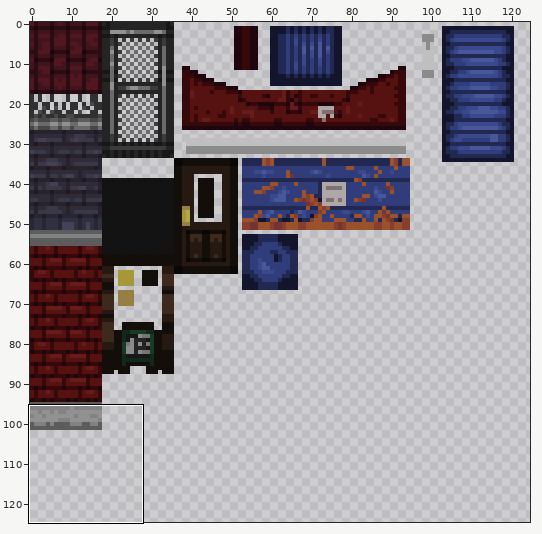
Two versions of one sprite sheet, dist/img/city.png. The picture above shows the old version from afar; the outline marks the close-up.
Close-up. Before the edit:
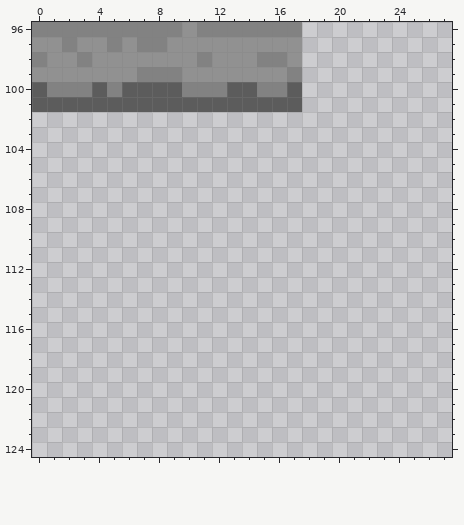
The file is 128x128 pixels. Colours within 5 levels of each other are drawn and written as one. Shown: x 0..27, y 96..124. The wide view leaves out empty margins.
The result:
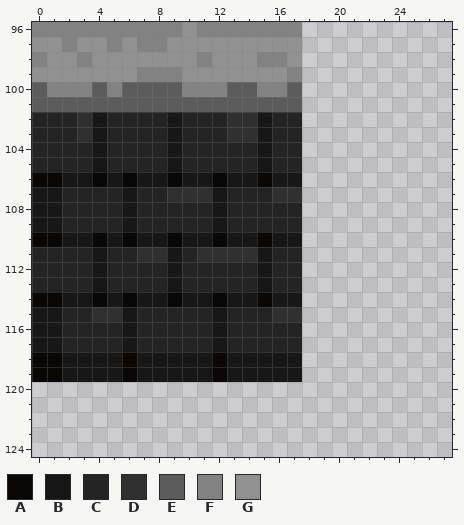
Palette (. is transparent): A #0a0806  B #171717  C #242424  D #303030  E #5c5c5c  F #828282  G #919191
Diff:
y 102..103: x 0..17 .................. -> CCCDBCCCCBCCCDDBCC
y 104..105: x 0..17 .................. -> CCCCBCCCCBCCCCCBCC
y 106: x 0..17 .................. -> AABBABABBABBABBABB
y 107: x 0..17 .................. -> BBCCCCBCCDDDBCCCDD
y 108..109: x 0..17 .................. -> BBCCCCBCCCCCBCCCCC
y 110: x 0..17 .................. -> AABBABABBABBABBABB
y 111: x 0..17 .................. -> CCCCBCCDDBCDDDDBCC
y 112..113: x 0..17 .................. -> CCCCBCCCCBCCCCCBCC
y 114: x 0..17 .................. -> AABBABABBABBABBABB
y 115: x 0..17 .................. -> BBCCDDBCCCCCBCCCDD
y 116..117: x 0..17 .................. -> BBCCCCBCCCCCBCCCCC
y 118..119: x 0..17 .................. -> AABBBBABBBBBABBBBB
